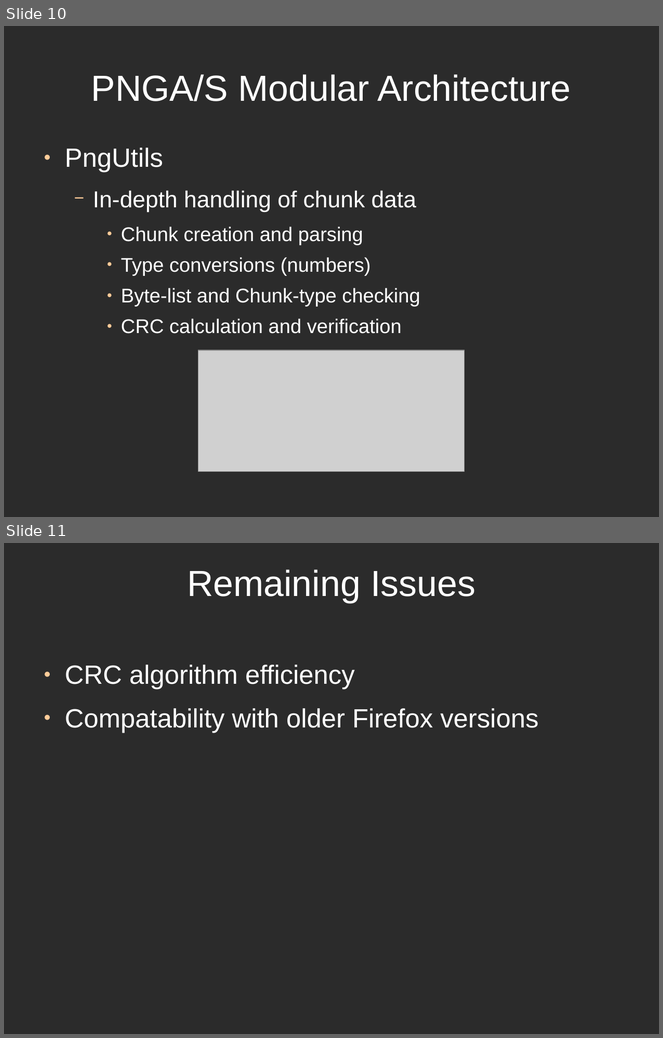
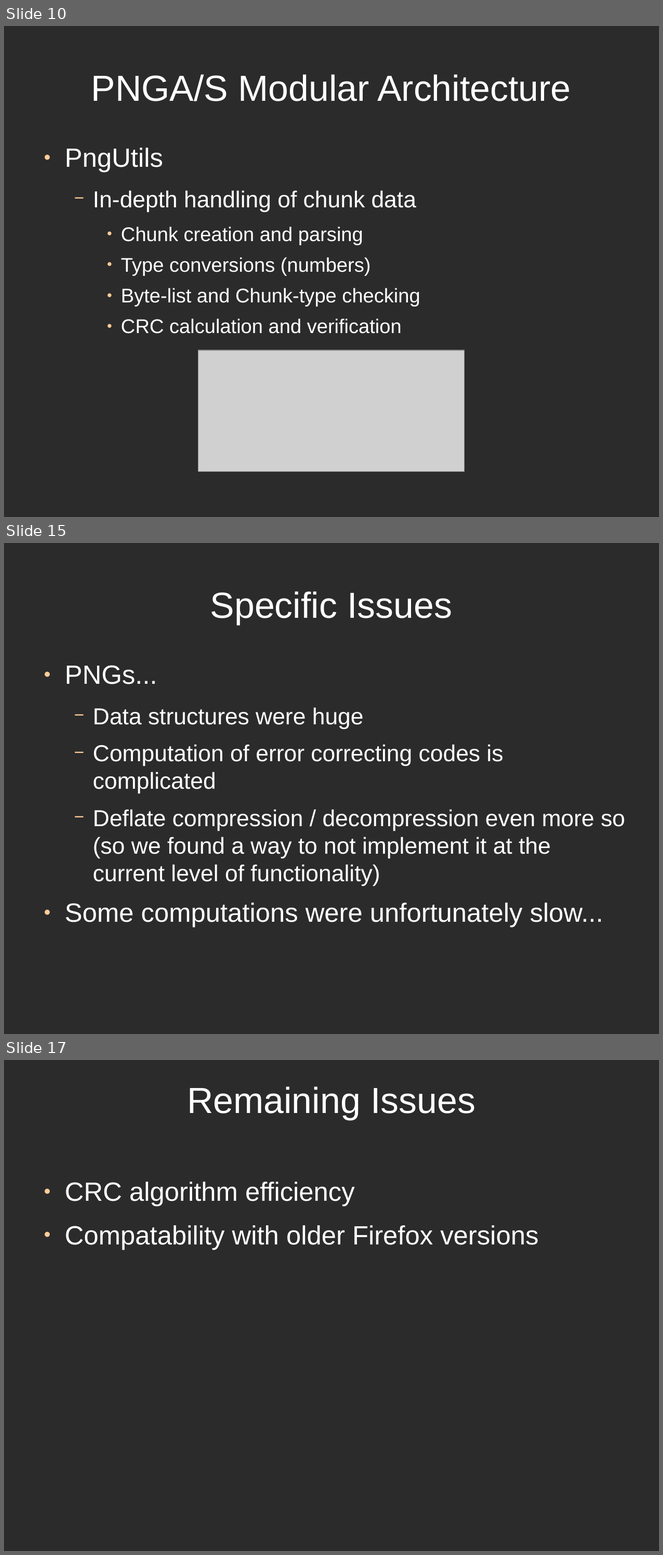
Before and after one commit to directrix1/se2, a slide deck: wip/SE2Presentation.odp. Shown one above the other, each under a label of ours: slides 10 and 11 before the commit, slides 10, 15 and 17 after it; the slides between them are not shown. The pictures are 663x1038 and 663x1555 pixels, drawn with LibreOffice and Linux fonts; fonts in the diff are those of the drawing; grey boxes stand for pictures; background and template pictures are left out; a plain dark background stands for a picture behind light text. Boxes give left, top, right and bottom in pixels: in the first picture for what was removed or moved away, otherwise in the second. Text is boxed around its words. In the diff, an @@ line names an element or a change of style, - is before the commit and + after.

```diff
--- a/wip/SE2Presentation.odp
+++ b/wip/SE2Presentation.odp
@@ slide 15 added at (4, 543, 659, 1034), background picture (left out) @@
@@ title added at (210, 591, 452, 625), 44 pt, text #FFFFFF @@
+Specific Issues
@@ text added at (65, 665, 625, 928), 28 pt, text #FFFFFF @@
+● PNGs...
+  − Data structures were huge
+  − Computation of error correcting codes is complicated
+  − Deflate compression / decompression even more so (so we found a way to not implement it at the current level of functionality)
+● Some computations were unfortunately slow...
@@ what was slide 11 is now slide 17 @@
```
Also in this commit, not shown: 5 other slides added.
